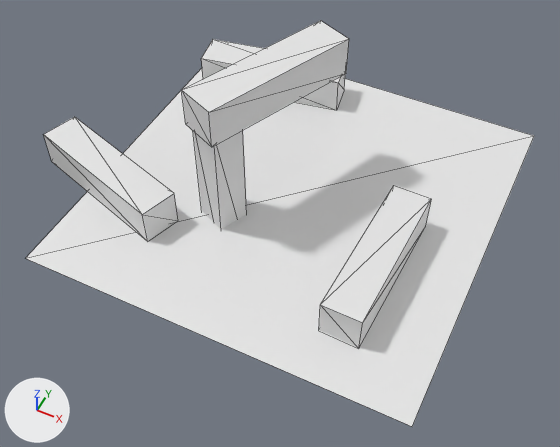
Before and after pictures for a commit that changed the glTF model Godot project/Assets/Locations/ruin_greybox.glb.
The view is the same before and after, from a 50 mm lens placed at (11.9, -26.0, 29.5), pointed at (0.0, -2.1, -0.4). The axes (+X, +Y, +Z) are drawn at lower left. The lights are the same throughout. Mesh edges are drawn as thin lines. Where no turn or scale is listed for an object, it has been applied to the vertices. Vertices at the same position are counted once.
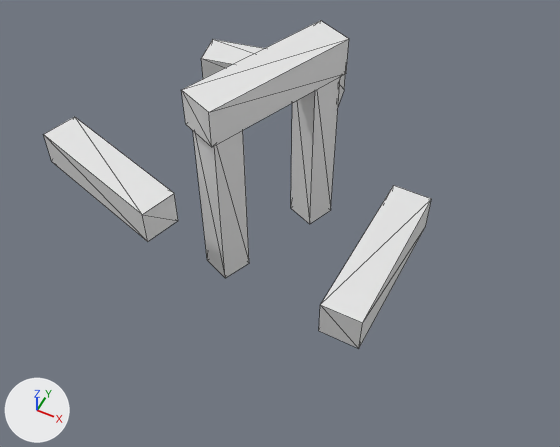
Commit message: add ruins to destroyed scence

Where the change shows, as pixel boxes (x1, y1, x2, y2) in the pictures (560 x 447 px):
'placeholder_plane', deleted
    before: (26, 68, 534, 426)
'Cube.002', reshaped
    before: (193, 130, 247, 229)
    after: (193, 77, 340, 278)
part 1 of me_cube_003, added
    after: (291, 77, 340, 224)

The change, as a diff of the scene's bpy script:
```diff
--- a/Godot project/Assets/Locations/ruin_greybox.glb.py
+++ b/Godot project/Assets/Locations/ruin_greybox.glb.py
@@ me_cube_003 @@
 me_cube_003.from_pydata(...)  # 8 vertices, 12 faces; spans x -1.09..1.09, y -1.09..1.09, z -5.2..5.2
 # used by ob_cube_002; location = (-2.8, -3.0, 1.19)
+# me_cube_003 part 1: the loose piece of 8 vertices spanning x -1.09..1.09, y -1.09..1.09, z -5.2..5.2 is copied, and the copy is moved by (2.41, 5.63, 0.0); it spans x 1.32..3.49, y 4.54..6.71, z -5.2..5.2
@@ ob_placeholder_plane @@
-ob_placeholder_plane = bpy.data.objects.new('placeholder_plane', me_plane)
-ob_placeholder_plane.location = (0.0, 0.0, 0.0)
```
